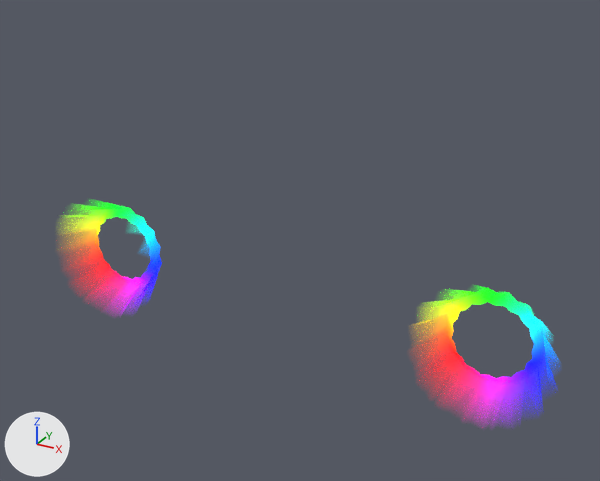
The Blender file assets/blends/shop-sign.blend as it was, and as the next commit left it.
Camera for both pictures: a camera (50 mm lens) standing at (2.12, -3.92, 2.18) and looking at (0.05, -0.16, 0.3). The lights are fixed; the arrows at lower left show +X, +Y and +Z. The older version comes first.

In view in the first picture: 'btn.Left.001', 'btn.Left.003'.
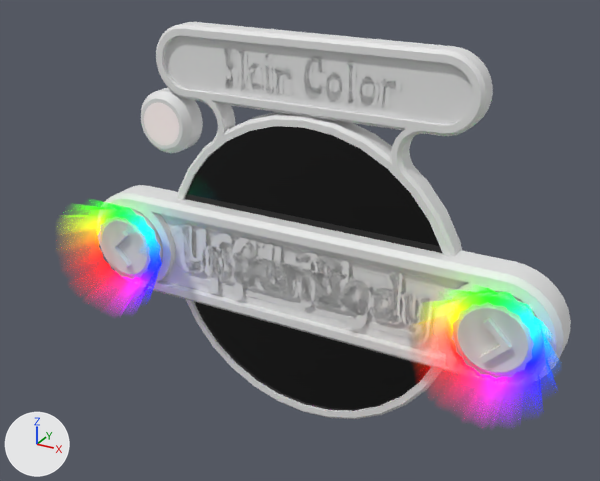
Location of each change, (x1, y1, x2, y2) in pixels of the pictures (600 x 481 px):
'ColorPickerHair', shown
    after: (156, 22, 493, 419)
'colorWheel.blackOverlay', shown (black)
    after: (185, 126, 442, 411)
'shopZone.sign', shown
    after: (98, 185, 571, 382)
'btn.Right', shown
    after: (453, 291, 537, 376)
'Text.upperBody', shown
    after: (181, 225, 430, 344)
'Text.lowerBody', shown
    after: (179, 225, 433, 345)
'Text.001', shown
    after: (221, 46, 402, 109)
'valueSlider.body', shown
    after: (170, 224, 452, 343)
'btn.Left', shown
    after: (101, 209, 163, 278)
'ColorPickerHairText.002', shown
    after: (225, 47, 396, 108)
'Text', shown
    after: (209, 233, 394, 330)
'btn.colorPickerPreset', shown
    after: (141, 87, 203, 153)
'Text.outfits', shown
    after: (232, 238, 368, 315)
'tint', shown
    after: (144, 103, 179, 145)
'Text.head', shown
    after: (246, 241, 350, 311)
'Text.Hair', shown
    after: (256, 242, 329, 302)
'Text.Shoes', shown
    after: (242, 239, 358, 312)
'handle', shown
    after: (190, 249, 195, 275)

What changed in the scene script:
```text
Change ob_shopzone_sign:
    remove ob_shopzone_sign.hide_set(True)
Change ob_valueslider_body:
    remove ob_valueslider_body.hide_set(True)
Change ob_handle:
    remove ob_handle.hide_set(True)
Change ob_colorpickerhair:
    remove ob_colorpickerhair.hide_set(True)
Change ob_colorwheel_blackoverlay:
    remove ob_colorwheel_blackoverlay.hide_set(True)
Change ob_btn_colorpickerpreset:
    remove ob_btn_colorpickerpreset.hide_set(True)
Change ob_tint:
    remove ob_tint.hide_set(True)
Change ob_colorpickerhairtext_002:
    remove ob_colorpickerhairtext_002.hide_set(True)
Change ob_text_001:
    remove ob_text_001.hide_set(True)
Change ob_btn_left:
    remove ob_btn_left.hide_set(True)
Change ob_btn_right:
    remove ob_btn_right.hide_set(True)
Change ob_text_lowerbody:
    remove ob_text_lowerbody.hide_set(True)
Change ob_text:
    remove ob_text.hide_set(True)
Change ob_text_upperbody:
    remove ob_text_upperbody.hide_set(True)
Change ob_text_hair:
    remove ob_text_hair.hide_set(True)
Change ob_text_shoes:
    remove ob_text_shoes.hide_set(True)
Change ob_text_outfits:
    remove ob_text_outfits.hide_set(True)
Change ob_text_head:
    remove ob_text_head.hide_set(True)
```
